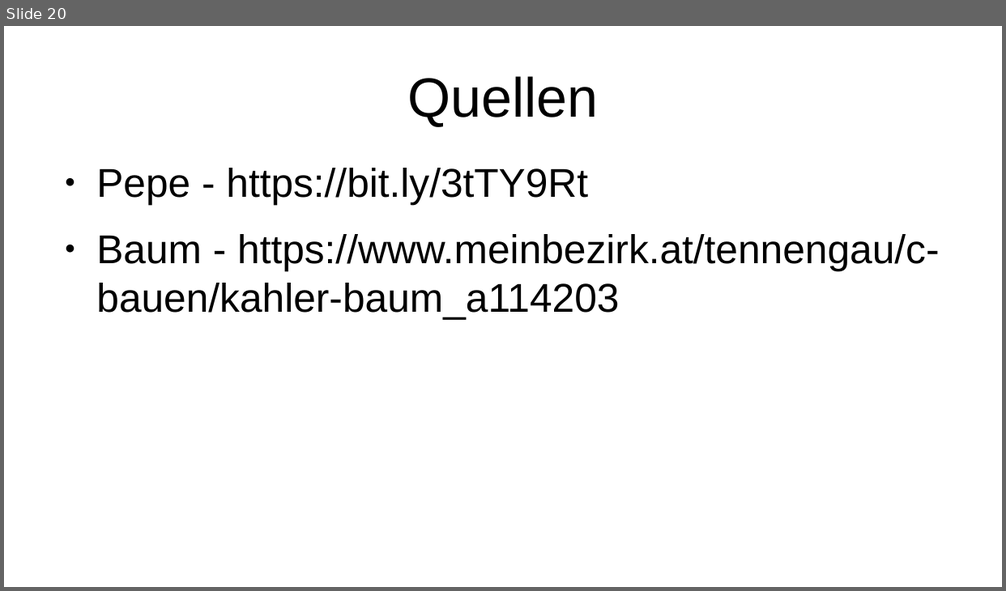
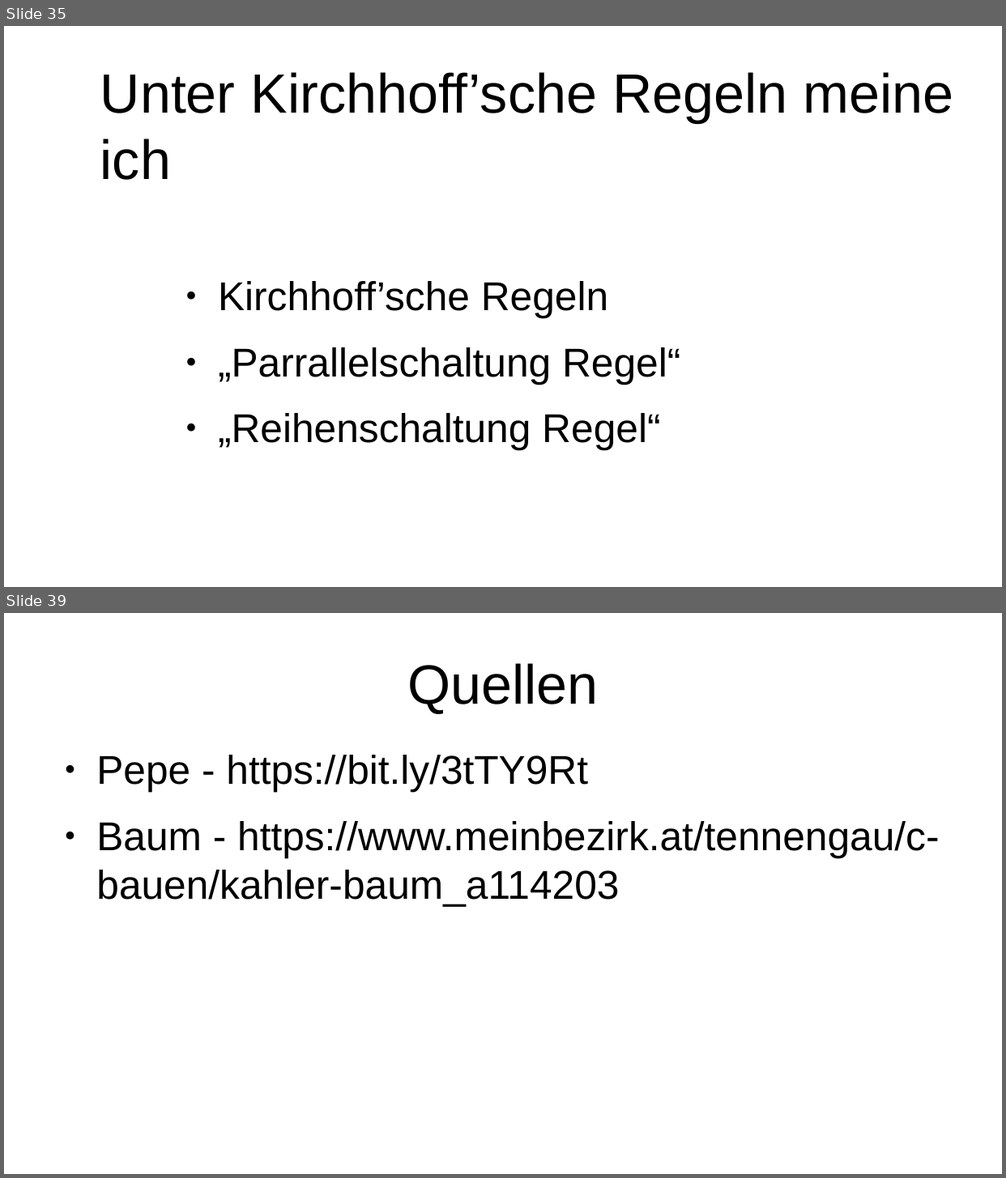
Before and after one commit to HeIIow2/physik_schaltkreise, a slide deck: präsentation/präsentation.odp. Shown one above the other, each under a label of ours: slide 20 before the commit, slides 35 and 39 after it; the slides between them are not shown. The pictures are 1006x591 and 1006x1178 pixels, drawn with LibreOffice and Linux fonts; fonts in the diff are those of the drawing. Boxes give left, top, right and bottom in pixels: in the first picture for what was removed or moved away, otherwise in the second. Text is boxed around its words. In the diff, an @@ line names an element or a change of style, - is before the commit and + after.

```diff
--- a/präsentation/präsentation.odp
+++ b/präsentation/präsentation.odp
@@ slide 35 added at (x1=4, y1=26, x2=1002, y2=587), background #FFFFFF @@
@@ title added at (x1=100, y1=72, x2=953, y2=180), 44 pt, text #000000 @@
+Unter Kirchhoff’sche Regeln meine ich
@@ text added at (x1=218, y1=281, x2=680, y2=450), 32 pt, text #000000 @@
+● Kirchhoff’sche Regeln
+● „Parrallelschaltung Regel“
+● „Reihenschaltung Regel“
@@ what was slide 20 is now slide 39 @@
```
Also in this commit, not shown: 19 other slides added, 1 slide removed, 1 other file.
